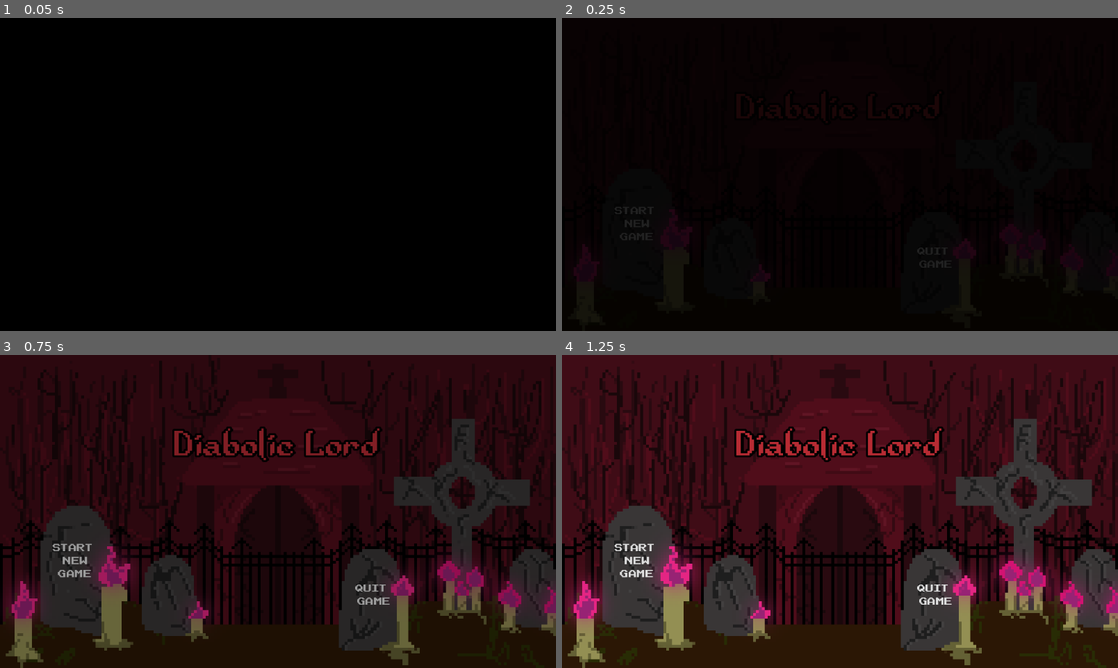
Above: before the commit, frames 1-4 (two rows, left to right).
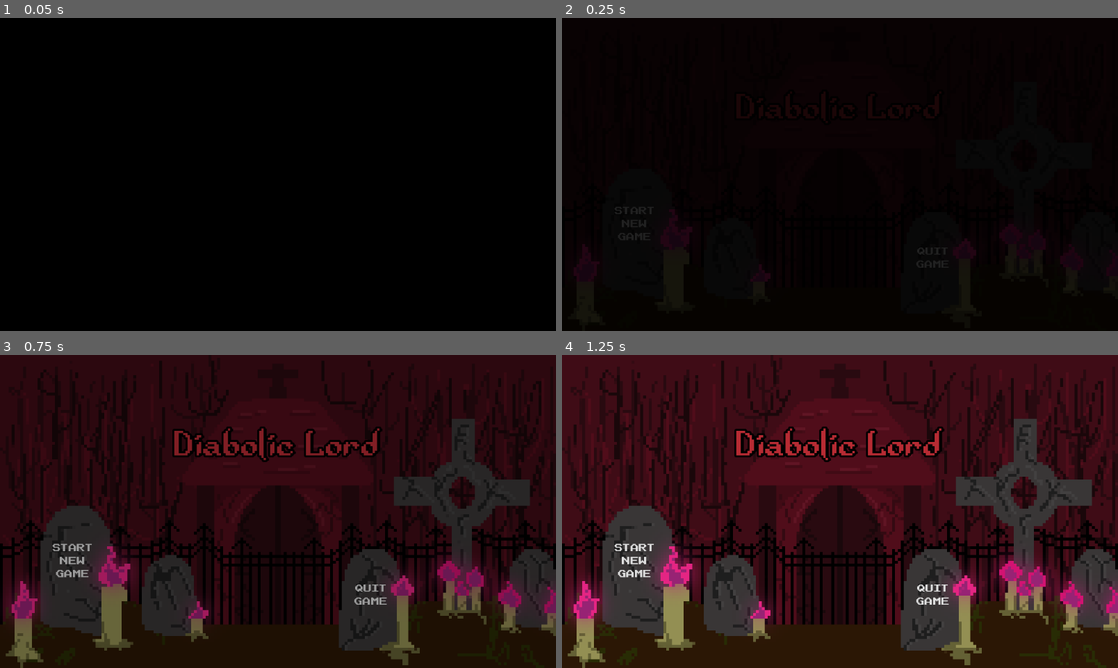
Above: after the commit, the same moments.

Repository: GeMini-220/Diabolic-Lord
Game: Godot game, scene res://MainScenes/start_menu.tscn
The game is run twice, just before and just after one commit, with the same random seed, the same clock (stepped at 60 frames per second) and the same inputs. Sound files missing from this copy of the repository are replaced by a short silence.
Inputs:
- Up to frame 1 (0.05 s): no input
- Up to frame 2 (0.25 s): no input
- Up to frame 3 (0.75 s): click "Start New Game" at 0.5 s
- Up to frame 4 (1.25 s): no input

Frame 1 is identical in both runs. In frame 2, less than 0.1% of the frame differs, in the area x 10-70%, y 64-80%; in frame 3, 0.3%; in frame 4, 0.3%, in the area x 10-71%, y 64-80%.

Commit message:
added sounds + minor changes
added player win and lose tracks
added fire sound effect for skill tree
added demon lord tooltip to show stats

Diff:
--- a/MainScenes/battle.tscn
+++ b/MainScenes/battle.tscn
@@ -30,6 +30,8 @@
 [ext_resource type="AudioStream" uid="uid://c441ccykxnspj" path="res://audio/InfernoSounds/fire_rain_sound.wav" id="22_fl6dg"]
 [ext_resource type="AudioStream" uid="uid://cif6qqqfk4xxh" path="res://audio/InfernoSounds/meteor_sound.wav" id="23_fle55"]
 [ext_resource type="AudioStream" uid="uid://cunk365utjae6" path="res://audio/InfernoSounds/hell_on_earth_sound.wav" id="24_5ib0j"]
+[ext_resource type="AudioStream" uid="uid://bm4kdosa31v6g" path="res://audio/EndBattle/Player_Wins.wav" id="31_0chx7"]
+[ext_resource type="AudioStream" uid="uid://t6ytv7akbi21" path="res://audio/EndBattle/Player_Loses.wav" id="32_ve8cu"]
 
 [sub_resource type="AtlasTexture" id="AtlasTexture_xcjfb"]
 atlas = ExtResource("8_axo2t")
@@ -714,6 +716,22 @@
 "": SubResource("AnimationLibrary_4cudh")
 }
 
+[node name="DemonTooltip" type="Control" parent="DemonLord"]
+layout_mode = 3
+anchors_preset = 8
+anchor_left = 0.5
+anchor_top = 0.5
+anchor_right = 0.5
+anchor_bottom = 0.5
+offset_left = -26.0
+offset_top = -26.0
+offset_right = -6.0
+offset_bottom = -6.0
+grow_horizontal = 2
+grow_vertical = 2
+size_flags_horizontal = 4
+tooltip_text = "Placeholder"
+
 [node name="ActionsPanel" type="Panel" parent="."]
 visible = false
 layout_mode = 1
@@ -1098,6 +1116,7 @@
 [node name="BGMusic" type="AudioStreamPlayer2D" parent="."]
 stream = ExtResource("10_wh8s1")
 volume_db = -80.0
+autoplay = true
 
 [node name="SpellSound1" type="AudioStreamPlayer2D" parent="."]
 stream = ExtResource("12_hjm0n")
@@ -1174,6 +1193,12 @@
 "": SubResource("AnimationLibrary_32g0i")
 }
 autoplay = "fade_in"
+
+[node name="PlayerWins" type="AudioStreamPlayer2D" parent="."]
+stream = ExtResource("31_0chx7")
+
+[node name="PlayerLoses" type="AudioStreamPlayer2D" parent="."]
+stream = ExtResource("32_ve8cu")
 
 [connection signal="pressed" from="ActionsPanel/Actions/Spells" to="." method="_on_spells_pressed"]
 [connection signal="pressed" from="ActionsPanel/Actions/Defend" to="." method="_on_defend_pressed"]
--- a/MainScenes/skill_tree.tscn
+++ b/MainScenes/skill_tree.tscn
@@ -51,6 +51,7 @@
 [ext_resource type="Texture2D" uid="uid://nbhcdvc7eoja" path="res://Image/skilltree/vampirelord/VampireFrenzy.png" id="49_kemt3"]
 [ext_resource type="Texture2D" uid="uid://76rl17fv0488" path="res://Image/skilltree/vampirelord-hover/VampireFrenzy.png" id="50_w6skq"]
 [ext_resource type="Texture2D" uid="uid://b4mokm2hg3sb5" path="res://Image/skilltree/vampirelord-locked/VampireFrenzy.png" id="51_ex0wa"]
+[ext_resource type="AudioStream" uid="uid://cke8pcu5qrdq" path="res://audio/SkillTree/Match_Fire.mp3" id="52_y2j4g"]
 
 [node name="Skill Tree" type="Control"]
 layout_mode = 3
@@ -578,6 +579,9 @@
 texture_pressed = ExtResource("10_7ockp")
 texture_hover = ExtResource("10_7ockp")
 texture_disabled = ExtResource("11_ltef1")
+
+[node name="Fire" type="AudioStreamPlayer" parent="."]
+stream = ExtResource("52_y2j4g")
 
 [connection signal="pressed" from="Back" to="." method="_on_back_pressed"]
 [connection signal="pressed" from="Tree/PanelContainer/HBoxContainer/Tree Levels/Level 1/Damage" to="." method="_on_generic_pressed" binds= ["Damage", 1]]
--- a/MainScenes/start_menu.tscn
+++ b/MainScenes/start_menu.tscn
@@ -148,8 +148,8 @@
 theme_override_styles/normal = SubResource("StyleBoxEmpty_5c30k")
 theme_override_styles/hover = SubResource("StyleBoxEmpty_oxn2p")
 text = "Start
- New
- Game"
+New
+Game"
 
 [node name="load_game" type="Button" parent="."]
 custom_minimum_size = Vector2(120, 32)
@@ -164,7 +164,7 @@
 theme_override_styles/normal = SubResource("StyleBoxEmpty_411go")
 theme_override_styles/hover = SubResource("StyleBoxEmpty_jmgfj")
 text = "Load
- Game"
+Game"
 
 [node name="quit_game" type="Button" parent="."]
 custom_minimum_size = Vector2(120, 32)
@@ -179,7 +179,7 @@
 theme_override_styles/normal = SubResource("StyleBoxEmpty_ayfon")
 theme_override_styles/hover = SubResource("StyleBoxEmpty_dd4pb")
 text = "Quit
- Game"
+Game"
 
 [node name="ConfirmationDialog" type="ConfirmationDialog" parent="."]
 title = "Quit?"
--- a/src/Artificer.tres
+++ b/src/Artificer.tres
@@ -234,3 +234,4 @@
 magic = 20
 actions = ["attack", "redirect", "rally"]
 audio = ExtResource("2_fv2sb")
+quote = ""
--- a/src/Enemy.gd
+++ b/src/Enemy.gd
@@ -46,7 +46,7 @@
 		self.visible = false
 		dead = true
 		for turnLabel in get_node("/root/Battle/Timeline/TurnList/TurnLabels").get_children():
-			if turnLabel.text.get_slice(" ", 1) == enemy.name:
+			if turnLabel.text.get_slice("] ", 1) == enemy.name:
 				turnLabel.queue_free()
 	return dead
 
--- a/src/Skill_Tree.gd
+++ b/src/Skill_Tree.gd
@@ -87,6 +87,7 @@
 # Function for the player to choose a spell from a specific path and tier
 func _on_tier_pressed(path, tier):
 	if path in [INFERNO, DEMON_KNIGHT, VAMPIRE_LORD] and tier <= State.tier_unlocked:
+		$Fire.play()
 		var spell_name = skill_tree[path][tier]
 		get_upgrade(spell_name, tier * 2)
 		State.spells_unlocked[tier-1] = spell_name
@@ -99,6 +100,7 @@
 func _on_generic_pressed(upgrade_choice, level):
 	var num_upgrade = State.generic_unlocked[ceil(level / 2.0)-1]
 	if upgrade_available and num_upgrade != upgrade_choice:
+		$Fire.play()
 		match upgrade_choice:
 			"Damage":
 				State.damage += GENERIC_UPGRADES["Damage"]
--- a/src/Witch.tres
+++ b/src/Witch.tres
@@ -150,3 +150,4 @@
 magic = 20
 actions = ["attack", "heal", "hex", "help"]
 audio = ExtResource("2_xjp5h")
+quote = ""
--- a/src/battle.gd
+++ b/src/battle.gd
@@ -94,7 +94,7 @@
 	set_health($PlayerPanel/ProgressBar, State.current_health, State.max_health)
 	State.currentBattle += 1
 	$DemonLord.play("idle")
-	$BGMusic.play()
+	$DemonLord/DemonTooltip.tooltip_text = "Name: %s\nDamage: %s\nSpeed: %s\nMagic: %s\nLifesteal: %s" % [user_name, Boss_damage, Boss_speed, Boss_magic, Boss_lifesteal]
 
 	randomize()
 	enemies = choose_random_enemies()
@@ -156,6 +156,7 @@
 	$SpellsPanel/Spells/Attack.tooltip_text = "Basic attack, deals %s damage to one target." % floor(Boss_damage)
 	$SpellsPanel/Spells/dreadforge.tooltip_text = "Increases your damage by %s%% for the remainder of the battle." % Boss_magic
 	$SpellsPanel/Spells/InfernalAffliction.tooltip_text = "Traps one target in a ring of fire, which deals %s damage on each of its turns." % floor(Boss_damage / 3)
+	$DemonLord/DemonTooltip.tooltip_text = "Name: %s\nDamage: %s\nSpeed: %s\nMagic: %s\nLifesteal: %s" % [user_name, Boss_damage, Boss_speed, Boss_magic, Boss_lifesteal]
 	var tier_spells_defs = {
 		"Fireball": "Hurl a fireball at that enemy, dealing damage on impact.",
 		"Fire Rain": "Select 2 enemies. Those enemies are applied 3 stacks of Scorched Earth.",
@@ -618,7 +619,7 @@
 			await self.textbox_closed
 
 			for turnLabel in $Timeline/TurnList/TurnLabels.get_children():
-				if turnLabel.text.get_slice(" ", 1) == character.name and not turnLabel.has_theme_color_override("font_color"):
+				if turnLabel.text.get_slice("] ", 1) == character.name and not turnLabel.has_theme_color_override("font_color"):
 					turnLabel.add_theme_color_override("font_color", Color.AQUA)
 					break
 				else:
@@ -657,7 +658,9 @@
 
 func end_game():
 	$PlayerPanel.visible = false
+	$BGMusic.stop()
 	if State.current_health == 0:
+		$PlayerLoses.play()
 		display_text("Against all odds, the heroes have won.")
 		await self.textbox_closed
 		display_text("The world will see a new age of peace and prosperity.")
@@ -666,8 +669,10 @@
 		await self.textbox_closed
 		display_text("For now.")
 		await self.textbox_closed
+		await $PlayerLoses.finished
 		start_fade_out("res://MainScenes/start_menu.tscn")
 	else:
+		$PlayerWins.play()
 		display_text("Against your unstoppable might, the heroes have lost.")
 		await self.textbox_closed
 		if State.currentBattle >= 10:
@@ -679,9 +684,11 @@
 			await self.textbox_closed
 			display_text("The End.")
 			await self.textbox_closed
+			await $PlayerWins.finished
 			start_fade_out("res://MainScenes/start_menu.tscn")
 		else:
 			State.save_player_data()
+			await $PlayerWins.finished
 			start_fade_out("res://MainScenes/campfire.tscn")
 
 func display_text(text):
@@ -1487,5 +1494,5 @@
 		await self.textbox_closed
 
 
-func _on_bg_music_finished():
-	$BGMusic.play()
+#func _on_bg_music_finished():
+	#$BGMusic.play()
Not shown: 1 places in MainScenes/battle.tscn that only renumber resources
Not shown: 1 places in MainScenes/skill_tree.tscn that only renumber resources
Not shown, added: audio/EndBattle/Player_Loses.wav.import
Not shown, added: audio/EndBattle/Player_Wins.wav.import
Not shown, added: audio/SkillTree/Match_Fire.mp3.import
Not shown, added: audio/EndBattle/Player_Loses.wav
Not shown, added: audio/EndBattle/Player_Wins.wav
Not shown, added: audio/SkillTree/Match_Fire.mp3
